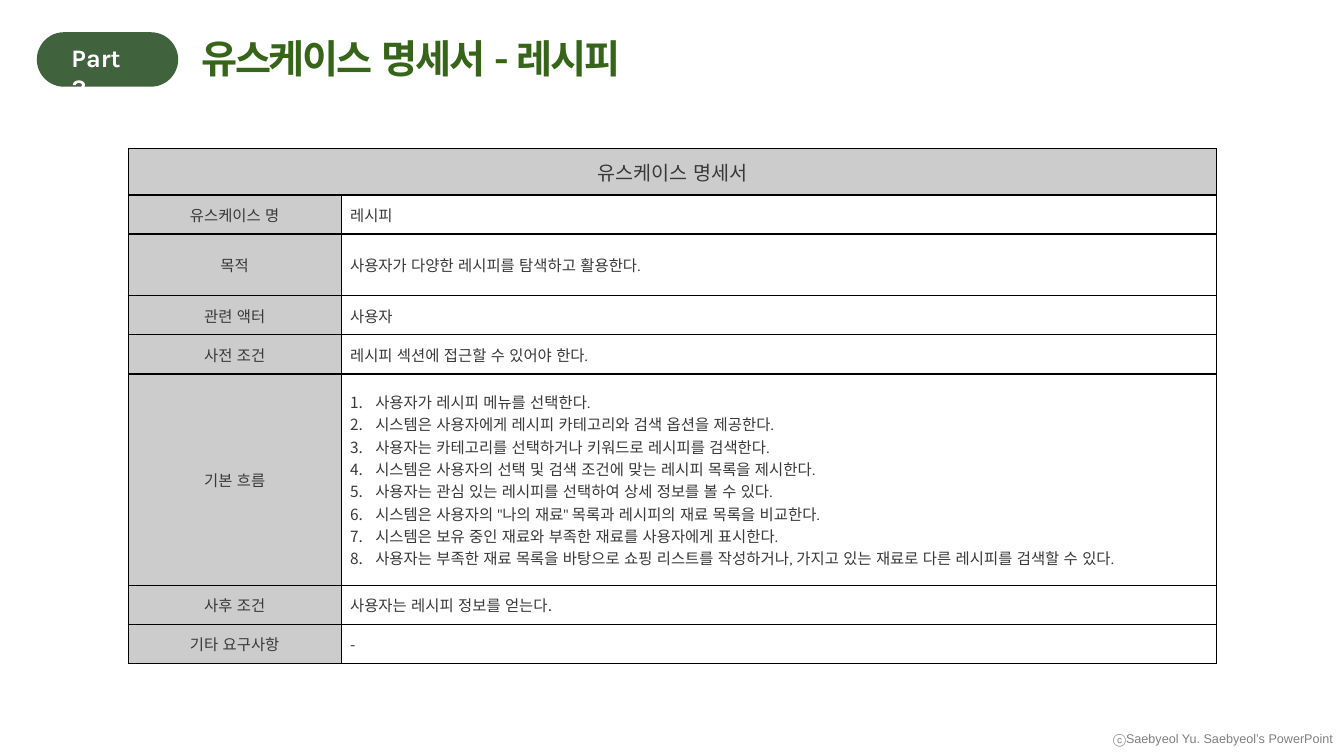
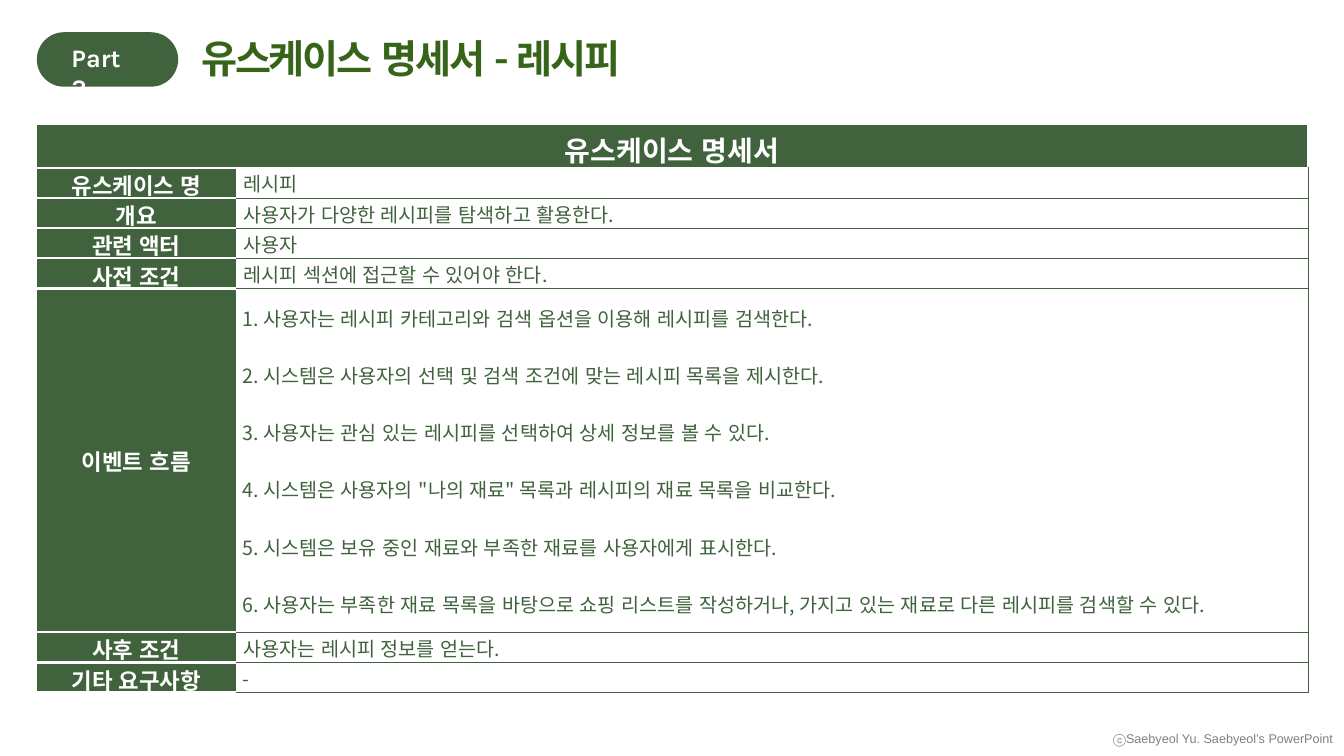
Before and after one commit to Yoon-jae-min/UsecaseDiagram, a slide deck: slide 20 of 수정/2조 요구사항 확인, 유스케이스(발표).pptx. Drawn at 1344x756 pixels with LibreOffice and Linux fonts; fonts in the diff are those of the drawing. Boxes give left, top, right and bottom in pixels: in the first picture for what was removed or moved away, otherwise in the second. Text is boxed around its words. In the diff, an @@ line names an element or a change of style, - is before the commit and + after.

```diff
--- a/수정/2조 요구사항 확인, 유스케이스(발표).pptx
+++ b/수정/2조 요구사항 확인, 유스케이스(발표).pptx
@@ table at <box>35,124,1309,698</box> @@
-row 3, column 1: 목적
+row 3, column 1: 개요
-row 6, column 1: 기본 흐름
+row 6, column 1: 이벤트 흐름
@@ row 6, column 2: "사용자가 레시피 메뉴를 선택한다. / 시스템은 사용자에게 레시피 카테고리와 검색 옵션을 제공한다. / 사용자는 카테고리를 선택하거나 키워드로 레시피를 검색한다. / 시스템은 사용자의 선택 및 검색 조건에 맞는 레시피 목록을 제시한다. / 사용자는 관심 있는 레시피를 선택하여 상세 정보를 볼 수 있다. / 시스템은 사용자의 "나의 재료" 목록과 레시피의 재료 목록을 비교한다. / 시스템은 보유 중인 재료와 부족한 재료를 사용자에게 표시한다. / 사용자는 부족한 재료 목록을 바탕으로 쇼핑 리스트를 작성하거나, 가지고 있는 재료로 다른 레시피를 검색할 수 있다." to "1. 사용자는 레시피 카테고리와 검색 옵션을 이용해 레시피를 검색한다. / 2. 시스템은 사용자의 선택 및 검색 조건에 맞는 레시피 목록을 제시한다. / 3. 사용자는 관심 있는 레시피를 선택하여 상세 정보를 볼 수 있다. / 4. 시스템은 사용자의 "나의 재료" 목록과 레시피의 재료 목록을 비교한다. / 5. 시스템은 보유 중인 재료와 부족한 재료를 사용자에게 표시한다. / 6. 사용자는 부족한 재료 목록을 바탕으로 쇼핑 리스트를 작성하거나, 가지고 있는 재료로 다른 레시피를 검색할 수 있다." @@
@@ fill #CCCCCC to #40623D in 8 cells @@
@@ size 14 to 20 pt in "유스케이스 명세서" @@
@@ text colour #3A3838 to #FFFFFF, bold on in "유스케이스 명세서", "유스케이스 명", "관련 액터", "사전 조건" and 2 more places @@
@@ size 11 to 16 pt in "유스케이스 명", "관련 액터", "사전 조건", "사후 조건" and 1 more places @@
@@ size 11 to 14 pt, text colour #3A3838 to #40623D in "레시피", "사용자가 다양한 레시피를 탐색하고 활용한다.", "사용자", "레시피 섹션에 접근할 수 있어야 한다." and 2 more places @@
@@ font Karla to Noto Sans CJK KR in "레시피", "사용자가 다양한 레시피를 탐색하고 활용한다.", "레시피 섹션에 접근할 수 있어야 한다." @@
@@ list level 2 to 1 in "유스케이스 명세서" @@
@@ list level 2 to 1 in "유스케이스 명" @@
@@ list level 2 to 1 in "레시피" @@
@@ list level 2 to 1 in "사용자가 다양한 레시피를 탐색하고 활용한다." @@
@@ list level 2 to 1 in "관련 액터" @@
@@ list level 2 to 1 in "사용자" @@
@@ list level 2 to 1 in "사전 조건" @@
@@ list level 2 to 1 in "레시피 섹션에 접근할 수 있어야 ..." @@
@@ list level 2 to 1 in "사후 조건" @@
@@ list level 2 to 1 in "사용자는 레시피 정보를 얻는다." @@
@@ list level 2 to 1 in "기타 요구사항" @@
@@ list level 2 to 1 in "-" @@
@@ borders changed @@
@@ table: place and size @@
-table at <box>128,149,1216,664</box>
+table at <box>35,124,1309,698</box>
```
Also in this commit, not shown: 15 other slides changed.
